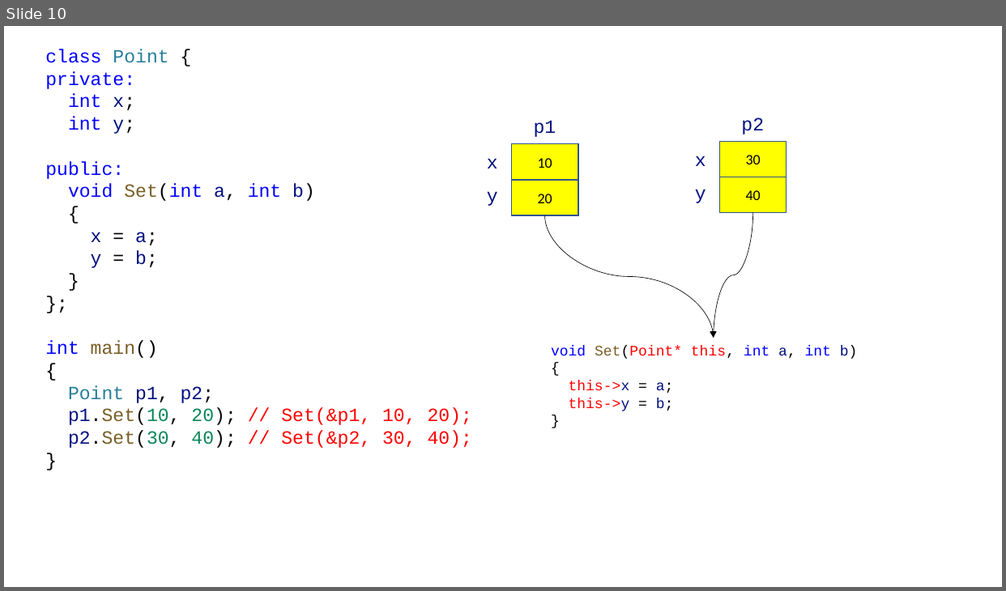
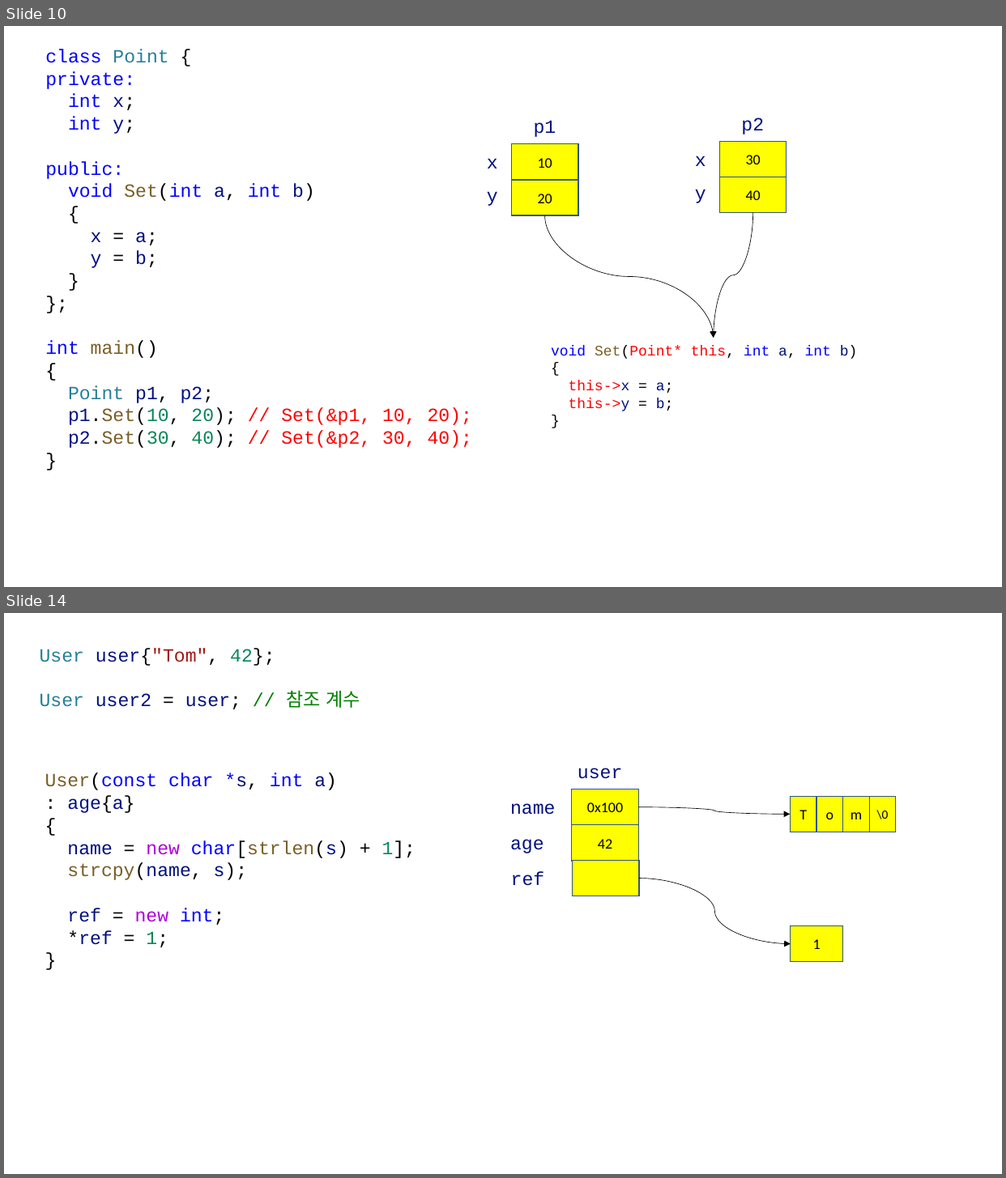
Before and after one commit to yoondev-classroom/hyundai_220510, a slide deck: cpp/220517.pptx. Shown one above the other, each under a label of ours: slide 10 before the commit, slides 10 and 14 after it; the slides between them are not shown. The pictures are 1006x591 and 1006x1178 pixels, drawn with LibreOffice and Linux fonts; fonts in the diff are those of the drawing. Boxes give left, top, right and bottom in pixels: in the first picture for what was removed or moved away, otherwise in the second. Text is boxed around its words. In the diff, an @@ line names an element or a change of style, - is before the commit and + after.

```diff
--- a/cpp/220517.pptx
+++ b/cpp/220517.pptx
@@ slide 14 added at bbox=[4, 613, 1002, 1174], background #FFFFFF @@
@@ text added at bbox=[40, 648, 360, 709], 18 pt, text #001080 @@
+User user{"Tom", 42};
+User user2 = user; // 참조 계수
@@ text added at bbox=[45, 773, 416, 948], 18 pt, text #000000 @@
+User(const char *s, int a)
+: age{a}
+{
+name = new char[strlen(s) + 1];
+strcpy(name, s);
+ref = new int;
+*ref = 1;
+}
@@ text added at bbox=[577, 768, 622, 779], 18 pt, text #001080 @@
+user
@@ text added at bbox=[510, 803, 555, 815], 18 pt, text #001080 @@
+name
@@ rectangle added at bbox=[572, 790, 639, 825], fill #FFFF00, outline #325491 1 pt, 14 pt, text #000000 @@
+0x100
@@ curved arrow added from (639, 807) to (790, 815), #000000 0.5 pt @@
@@ rectangle added at bbox=[790, 796, 816, 833], fill #FFFF00, outline #325491 1 pt, 14 pt, text #000000 @@
+T
@@ rectangle added at bbox=[816, 796, 842, 833], fill #FFFF00, outline #325491 1 pt, 14 pt, text #000000 @@
+o
@@ rectangle added at bbox=[843, 796, 869, 833], fill #FFFF00, outline #325491 1 pt, 14 pt, text #000000 @@
+m
@@ rectangle added at bbox=[869, 796, 896, 833], fill #FFFF00, outline #325491 1 pt, 12 pt, text #000000 @@
+\0
@@ rectangle added at bbox=[572, 825, 639, 861], fill #FFFF00, outline #325491 1 pt, 14 pt, text #000000 @@
+42
@@ text added at bbox=[510, 839, 544, 854], 18 pt, text #001080 @@
+age
@@ text added at bbox=[511, 871, 545, 886], 18 pt, text #001080 @@
+ref
@@ rectangle added at bbox=[572, 861, 639, 897], fill #FFFF00, outline #325491 1 pt @@
@@ curved arrow added from (639, 878) to (791, 944), #000000 0.5 pt @@
@@ rectangle added at bbox=[791, 926, 843, 962], fill #FFFF00, outline #325491 1 pt, 14 pt, text #000000 @@
+1
```
Also in this commit, not shown: 7 other slides added, 5 other files.
